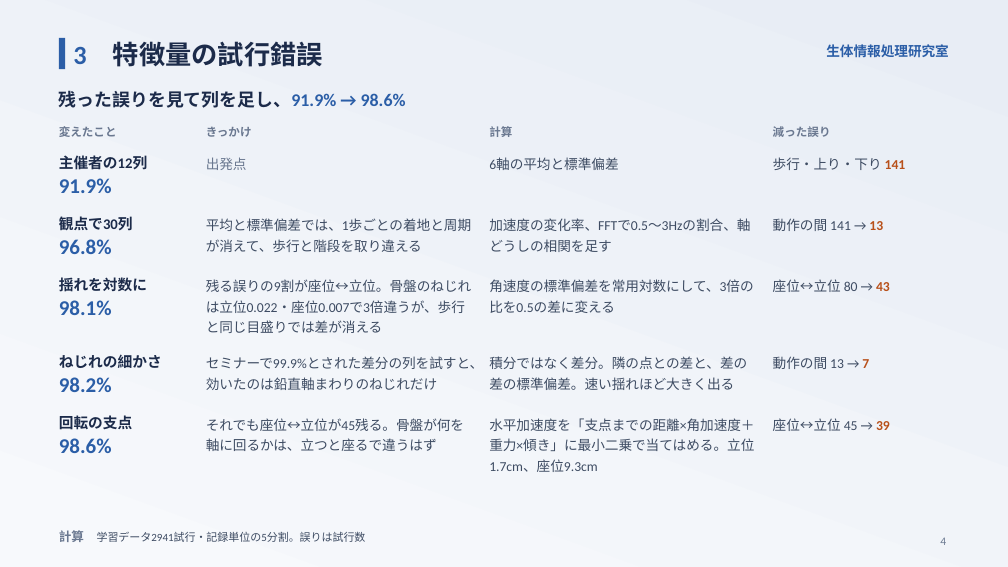
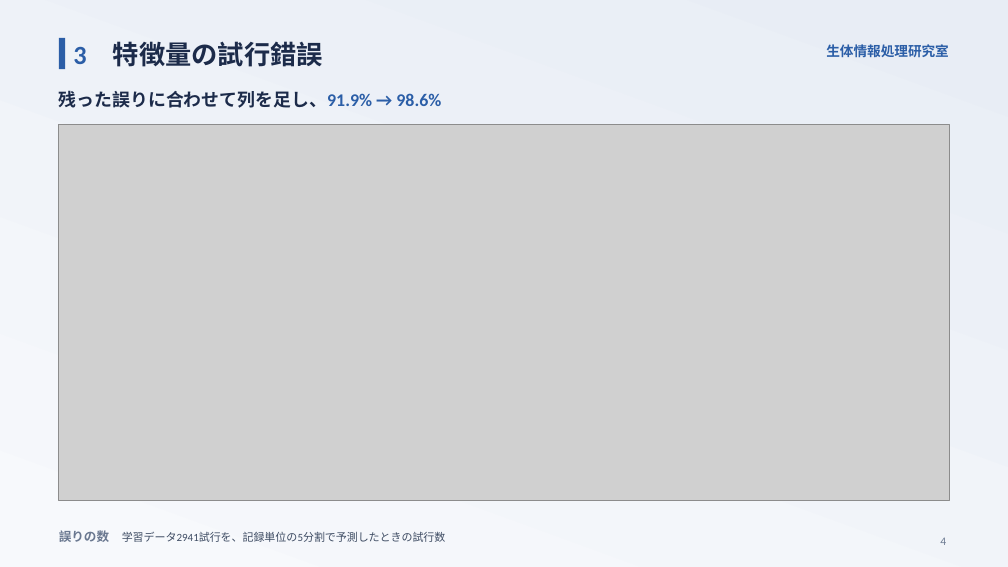
Before and after one commit to takuto-nohara/DataScienceContest, a slide deck: slide 4 of presentation/final_seitailab.pptx. Drawn at 1008x567 pixels with LibreOffice and Linux fonts; fonts in the diff are those of the drawing; grey boxes stand for pictures. Boxes give left, top, right and bottom in pixels: in the first picture for what was removed or moved away, otherwise in the second. Text is boxed around its words. In the diff, an @@ line names an element or a change of style, - is before the commit and + after.

```diff
--- a/presentation/final_seitailab.pptx
+++ b/presentation/final_seitailab.pptx
@@ text at (x1=59, y1=90, x2=441, y2=108): text changed @@
-残った誤りを見て列を足し、91.9% → 98.6%
+残った誤りに合わせて列を足し、91.9% → 98.6%
@@ text removed at (x1=59, y1=126, x2=117, y2=137) @@
-変えたこと
@@ picture added at (x1=59, y1=125, x2=950, y2=501) @@
@@ text removed at (x1=206, y1=126, x2=252, y2=137) @@
-きっかけ
@@ text removed at (x1=489, y1=126, x2=512, y2=137) @@
-計算
@@ text removed at (x1=773, y1=126, x2=831, y2=137) @@
-減った誤り
@@ text removed at (x1=59, y1=155, x2=148, y2=170) @@
-主催者の12列
@@ text removed at (x1=59, y1=178, x2=112, y2=193) @@
-91.9%
@@ text removed at (x1=206, y1=157, x2=247, y2=170) @@
-出発点
@@ text removed at (x1=489, y1=158, x2=618, y2=170) @@
-6軸の平均と標準偏差
@@ text removed at (x1=773, y1=157, x2=906, y2=170) @@
-歩行・上り・下り 141
@@ text removed at (x1=59, y1=216, x2=133, y2=231) @@
-観点で30列
@@ text removed at (x1=59, y1=239, x2=112, y2=254) @@
-96.8%
@@ text removed at (x1=206, y1=218, x2=471, y2=252) @@
-平均と標準偏差では、1歩ごとの着地と周期が消えて、歩行と階段を取り違える
@@ text removed at (x1=489, y1=218, x2=750, y2=252) @@
-加速度の変化率、FFTで0.5〜3Hzの割合、軸どうしの相関を足す
@@ text removed at (x1=773, y1=218, x2=883, y2=231) @@
-動作の間 141 → 13
@@ text removed at (x1=59, y1=277, x2=147, y2=292) @@
-揺れを対数に
@@ text removed at (x1=206, y1=279, x2=472, y2=333) @@
-残る誤りの9割が座位↔立位。骨盤のねじれは立位0.022・座位0.007で3倍違うが、歩行と同じ目盛りでは差が消える
@@ text removed at (x1=489, y1=279, x2=753, y2=313) @@
-角速度の標準偏差を常用対数にして、3倍の比を0.5の差に変える
@@ text removed at (x1=773, y1=279, x2=890, y2=292) @@
-座位↔立位 80 → 43
@@ text removed at (x1=59, y1=300, x2=112, y2=315) @@
-98.1%
@@ text removed at (x1=59, y1=354, x2=162, y2=368) @@
-ねじれの細かさ
@@ text removed at (x1=206, y1=356, x2=484, y2=390) @@
-セミナーで99.9%とされた差分の列を試すと、効いたのは鉛直軸まわりのねじれだけ
@@ text removed at (x1=489, y1=356, x2=747, y2=390) @@
-積分ではなく差分。隣の点との差と、差の差の標準偏差。速い揺れほど大きく出る
@@ text removed at (x1=773, y1=356, x2=869, y2=369) @@
-動作の間 13 → 7
@@ text removed at (x1=59, y1=377, x2=112, y2=392) @@
-98.2%
@@ text removed at (x1=59, y1=415, x2=133, y2=430) @@
-回転の支点
@@ text removed at (x1=206, y1=418, x2=464, y2=451) @@
-それでも座位↔立位が45残る。骨盤が何を軸に回るかは、立つと座るで違うはず
@@ text removed at (x1=489, y1=418, x2=754, y2=472) @@
-水平加速度を「支点までの距離×角加速度＋重力×傾き」に最小二乗で当てはめる。立位1.7cm、座位9.3cm
@@ text removed at (x1=773, y1=418, x2=890, y2=431) @@
-座位↔立位 45 → 39
@@ text removed at (x1=59, y1=438, x2=112, y2=453) @@
-98.6%
@@ text at (x1=59, y1=530, x2=446, y2=542): text changed @@
-計算 学習データ2941試行・記録単位の5分割。誤りは試行数
+誤りの数 学習データ2941試行を、記録単位の5分割で予測したときの試行数
```
Also in this commit, not shown: 1 other slide changed, 6 other files.
